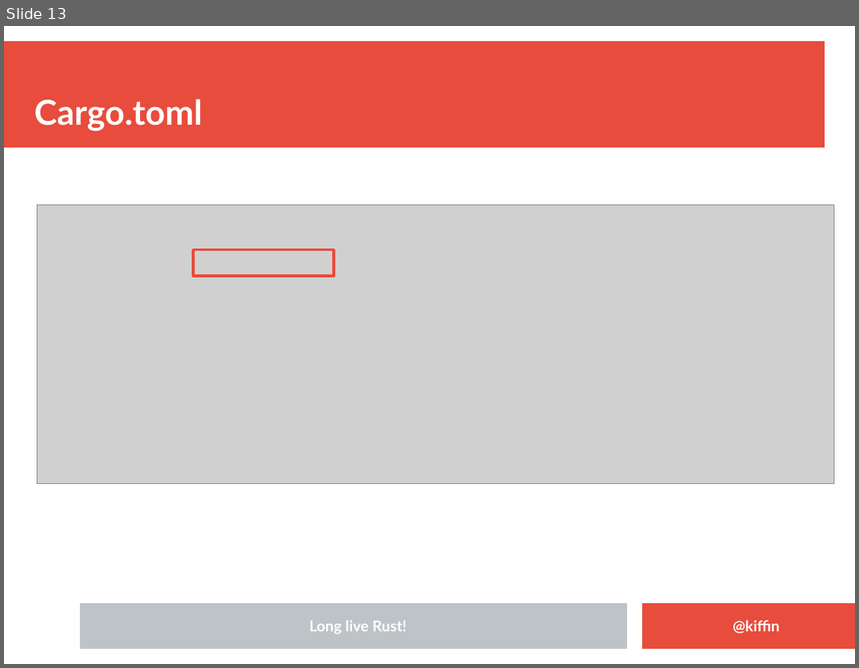
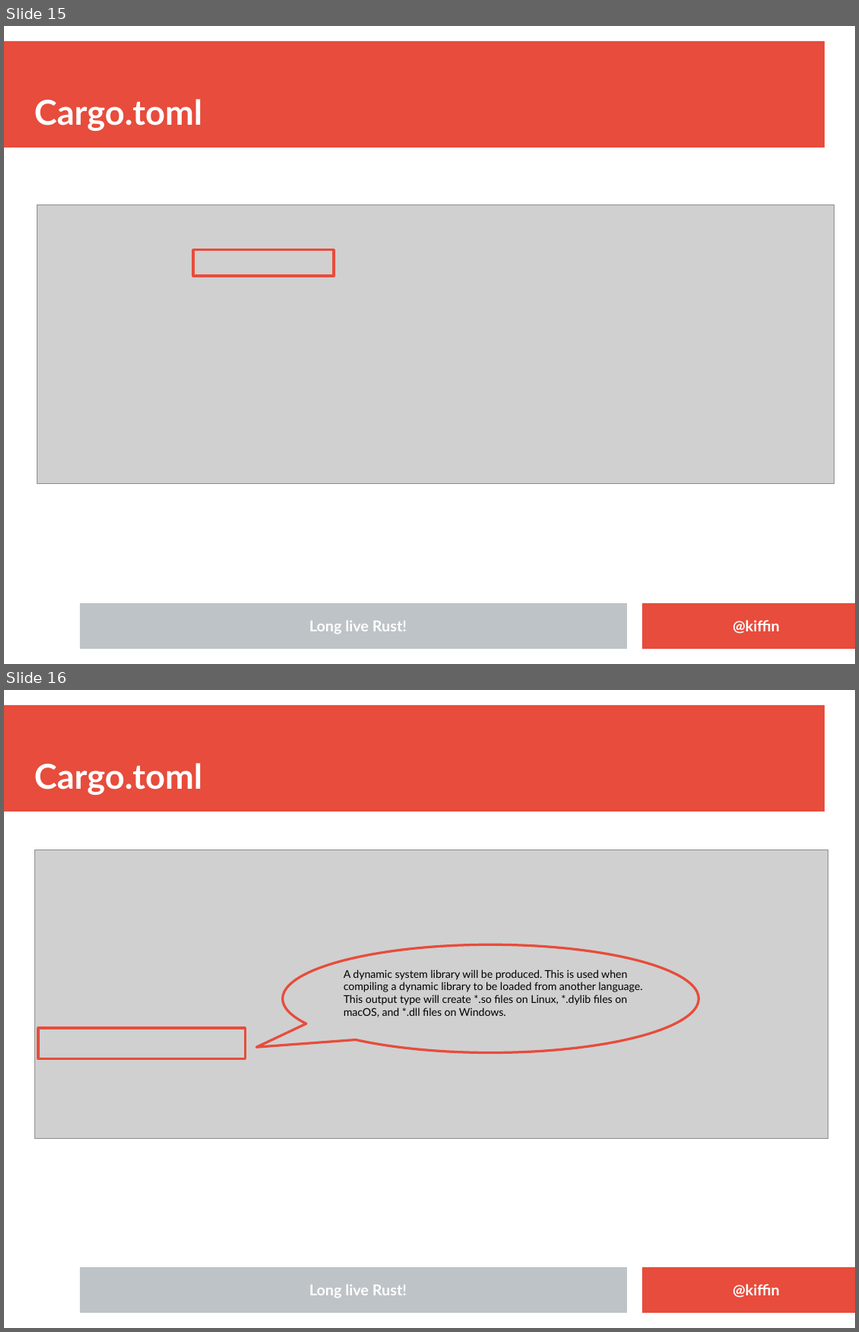
Before and after one commit to kgish/rust-node-addon-template, a slide deck: presentation/Embedding-Rust-in-NodeJS-applications.odp. Shown one above the other, each under a label of ours: slide 13 before the commit, slides 15 and 16 after it. The pictures are 859x668 and 859x1332 pixels, drawn with LibreOffice and Linux fonts; fonts in the diff are those of the drawing; grey boxes stand for pictures; background and template pictures are left out. Boxes give left, top, right and bottom in pixels: in the first picture for what was removed or moved away, otherwise in the second. Text is boxed around its words. In the diff, an @@ line names an element or a change of style, - is before the commit and + after.

Commit message:
Updated presentation yet another time (last minute take two).

```diff
--- a/presentation/Embedding-Rust-in-NodeJS-applications.odp
+++ b/presentation/Embedding-Rust-in-NodeJS-applications.odp
@@ slide 16 added at (x1=4, y1=690, x2=855, y2=1328), background #FFFFFF; not listed: 3 template elements that a slide beside it also shows @@
@@ title added at (x1=34, y1=763, x2=202, y2=795), 32 pt, text #FFFFFF, bold @@
+Cargo.toml
@@ picture added at (x1=35, y1=850, x2=829, y2=1138) @@
@@ speech bubble added at (x1=283, y1=945, x2=699, y2=1053), outline #E74C3C 2.3 pt @@
@@ text added at (x1=344, y1=970, x2=642, y2=1018), 10 pt, text #000000 @@
+A dynamic system library will be produced. This is used when compiling a dynamic library to be loaded from another language. This output type will create *.so files on Linux, *.dylib files on macOS, and *.dll files on Windows.
@@ rectangle added at (x1=38, y1=1028, x2=245, y2=1059), outline #E74C3C 2.3 pt @@
@@ text added at (x1=310, y1=1284, x2=407, y2=1298), 14 pt, text #FFFFFF, bold @@
+Long live Rust!
@@ text added at (x1=733, y1=1284, x2=780, y2=1298), 14 pt, text #FFFFFF, bold @@
+@kiffin
@@ what was slide 13 is now slide 15 @@
```
Also in this commit, not shown: 5 slides changed, 2 other slides added, 6 other files.
